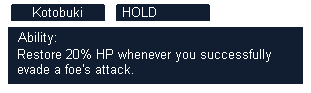
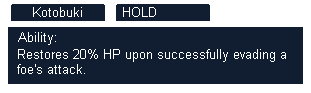
Layered file, before and after one edit (311px x 93px). Changes by layer:
renamed "Restore 20% HP whenever you su..." to "Restores 20% HP upon successfu...", painted on it over [17, 49, 286, 74]
